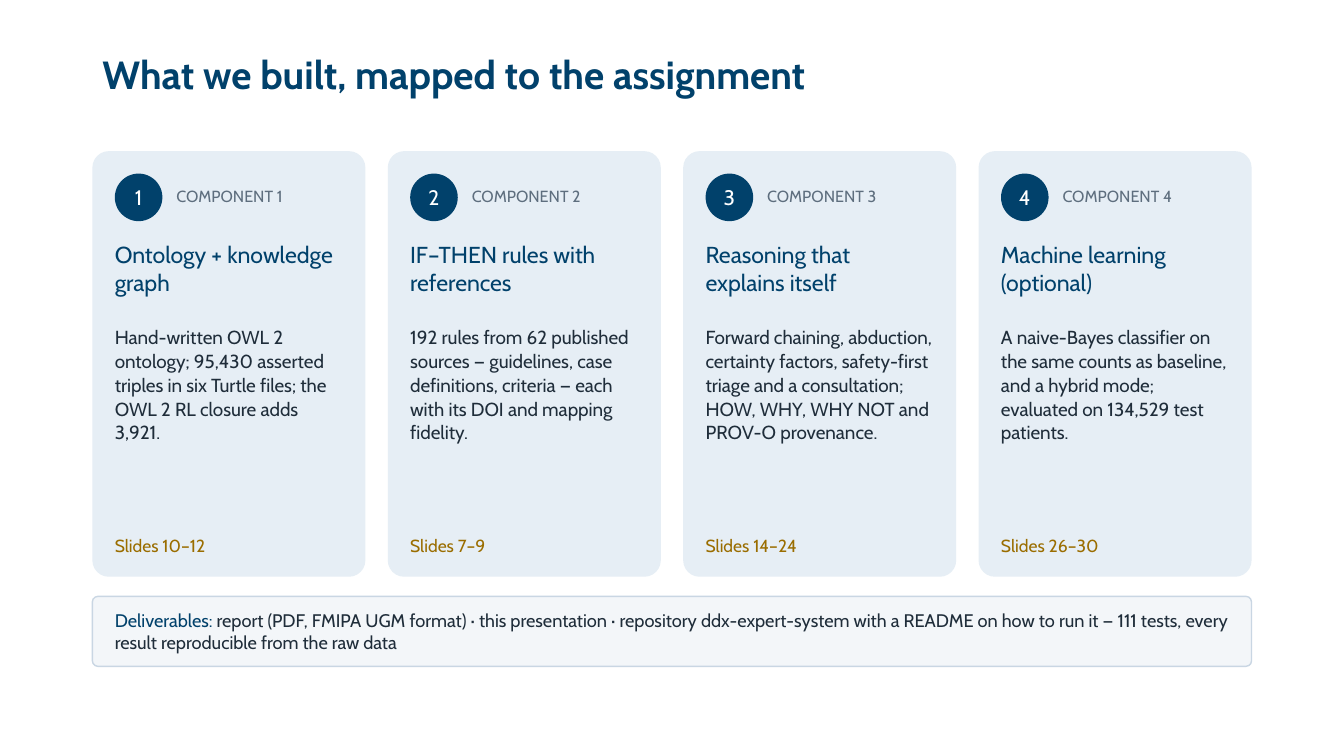
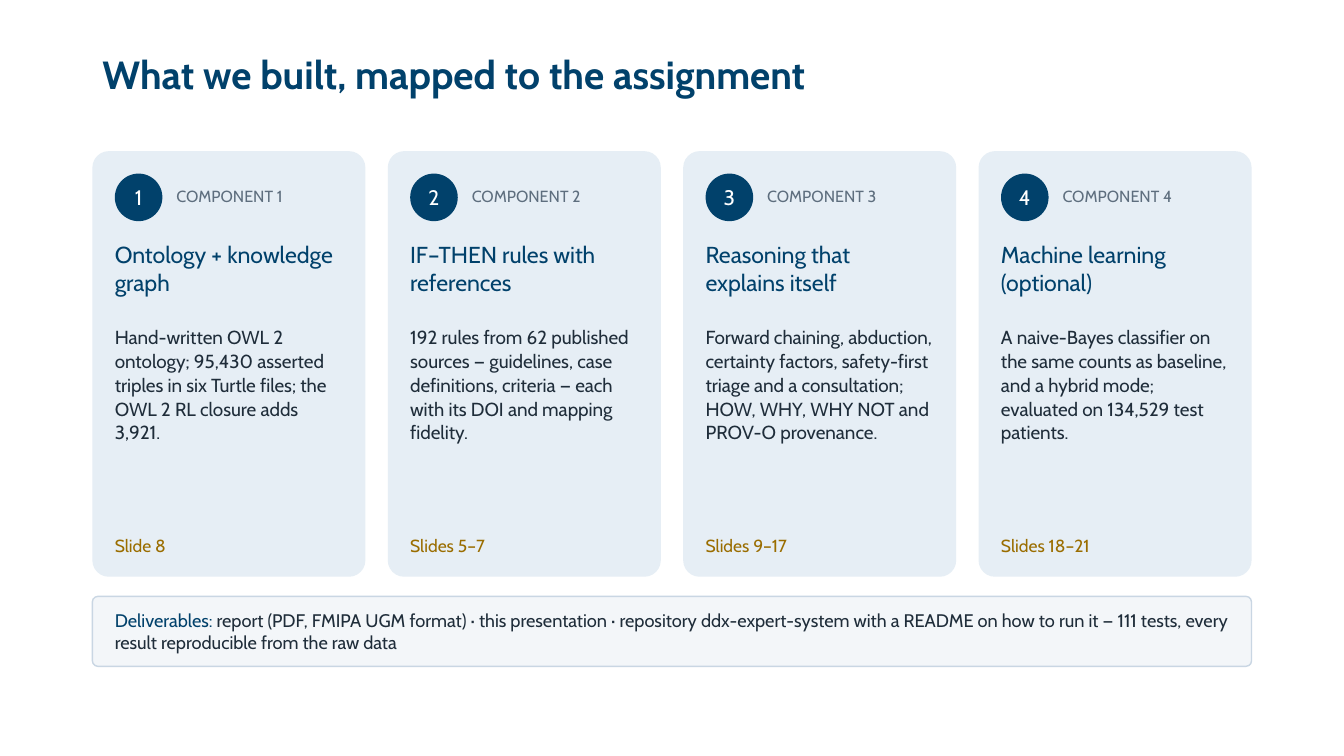
Before and after one commit to zidanarsyad/ddx-expert-system, a slide deck: slide 2 of docs/slides.pptx. Drawn at 1344x756 pixels with LibreOffice and Linux fonts; fonts in the diff are those of the drawing; background and template pictures are left out. Boxes give left, top, right and bottom in pixels: in the first picture for what was removed or moved away, otherwise in the second. Text is boxed around its words. In the diff, an @@ line names an element or a change of style, - is before the commit and + after.

```diff
--- a/docs/slides.pptx
+++ b/docs/slides.pptx
@@ text at bbox=[115, 539, 166, 553]: text changed @@
-Slides 10–12
+Slide 8
@@ text at bbox=[410, 539, 485, 553]: text changed @@
-Slides 7–9
+Slides 5–7
@@ text at bbox=[706, 539, 787, 553]: text changed @@
-Slides 14–24
+Slides 9–17
@@ text at bbox=[1001, 539, 1090, 553]: text changed @@
-Slides 26–30
+Slides 18–21
```
Also in this commit, not shown: 4 other slides changed, 1 slide added, 10 slides removed, 7 other files.
